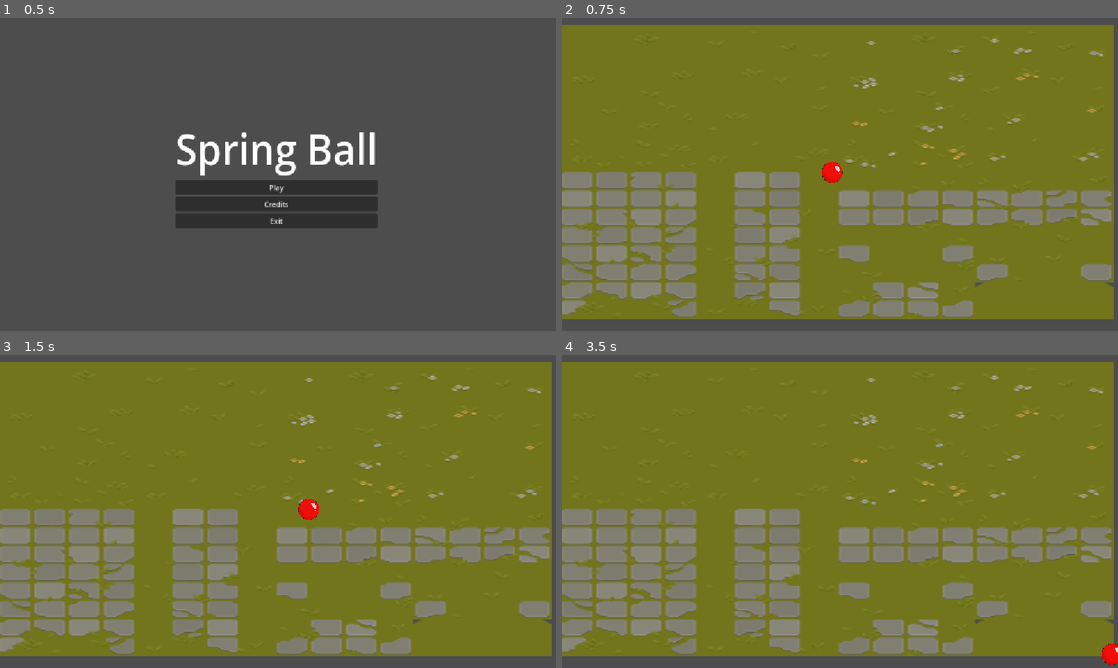
Above: before the commit, frames 1-4 (two rows, left to right).
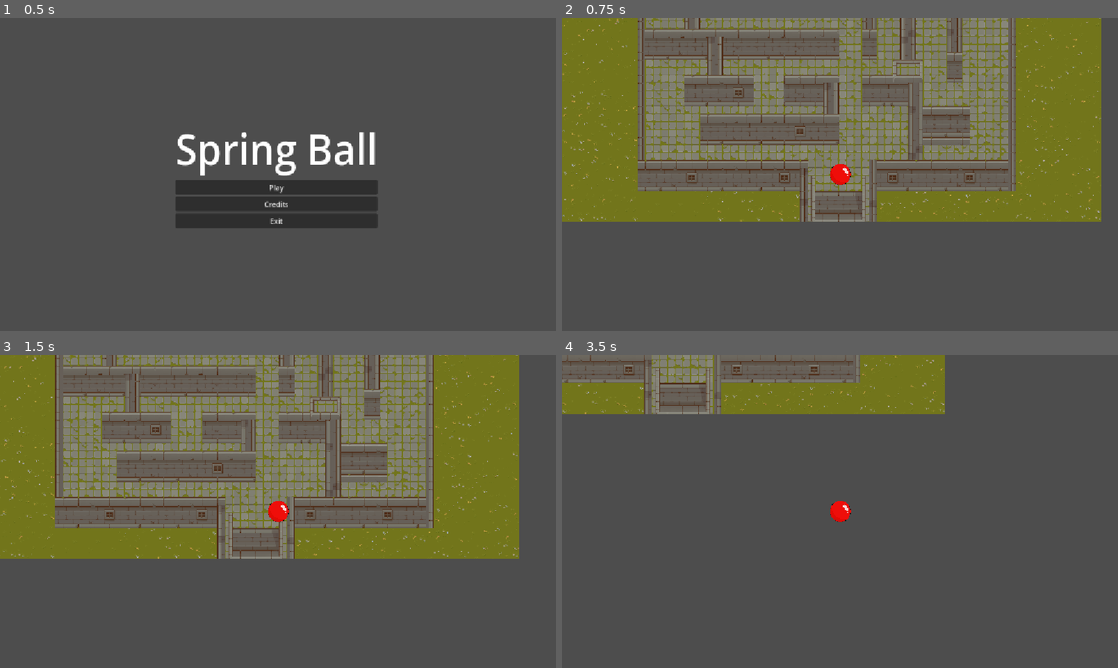
Above: after the commit, the same moments.

Repository: Cesar6112/SpringBall
Game: Godot game, scene res://menu.tscn
The game is run twice, just before and just after one commit, with the same random seed, the same clock (stepped at 60 frames per second) and the same inputs.
Inputs:
- Up to frame 1 (0.5 s): no input
- Up to frame 2 (0.75 s): click "Play" at 0.5 s
- Up to frame 3 (1.5 s): tap Enter at 1.25 s; hold D (right) from 1.28 s (still down)
- Up to frame 4 (3.5 s): release D (right) at 2.03 s; hold S (down) 2.03-2.78 s; hold D (right) from 2.78 s (still down)

Frame 1 is identical in both runs. In frame 2, 75% of the frame differs, in the area x 0-100%, y 0-97%; in frame 3, 77%; in frame 4, 88%, in the area x 0-100%, y 0-100%.

Commit message:
subo mapa con colision

Diff:
--- /dev/null
+++ b/area_2d.gd
@@ -0,0 +1 @@
+extends Area2D
--- /dev/null
+++ b/collision_shape_2d_25.gd
@@ -0,0 +1 @@
+extends CollisionShape2D
--- a/map.tscn
+++ b/map.tscn
@@ -2,6 +2,9 @@
 
 [ext_resource type="Texture2D" uid="uid://yt7o4xh7tuaq" path="res://TX Tileset Grass.png" id="1_wijl4"]
 [ext_resource type="PackedScene" uid="uid://cmwdw8kgbef6b" path="res://node_2d.tscn" id="2_wijl4"]
+
+[sub_resource type="RectangleShape2D" id="RectangleShape2D_25806"]
+size = Vector2(1140.1249, 617.5)
 
 [node name="Node2D" type="Node2D" unique_id=1775908148]
 
@@ -12,3 +15,25 @@
 
 [node name="Node2D" parent="." unique_id=332292609 instance=ExtResource("2_wijl4")]
 position = Vector2(-17, -4)
+
+[node name="CharacterBody2D" type="CharacterBody2D" parent="." unique_id=1875004125]
+
+[node name="CollisionShape2D" type="CollisionShape2D" parent="CharacterBody2D" unique_id=275901505]
+position = Vector2(1716, 320)
+scale = Vector2(1.0000001, 1.0000001)
+shape = SubResource("RectangleShape2D_25806")
+
+[node name="CollisionShape2D2" type="CollisionShape2D" parent="CharacterBody2D" unique_id=1563554971]
+position = Vector2(568, 939)
+scale = Vector2(1.0000001, 1.0000001)
+shape = SubResource("RectangleShape2D_25806")
+
+[node name="CollisionShape2D3" type="CollisionShape2D" parent="CharacterBody2D" unique_id=636220680]
+position = Vector2(569, -293)
+scale = Vector2(1.0000001, 1.0000001)
+shape = SubResource("RectangleShape2D_25806")
+
+[node name="CollisionShape2D4" type="CollisionShape2D" parent="CharacterBody2D" unique_id=447174034]
+position = Vector2(-572, 315)
+scale = Vector2(1.0000001, 1.0000001)
+shape = SubResource("RectangleShape2D_25806")
--- a/menu.gd
+++ b/menu.gd
@@ -1,4 +1,4 @@
 extends Control
 
 func _on_play_pressed() -> void:
-	get_tree().change_scene_to_file("res://map.tscn")
+	get_tree().change_scene_to_file("res://nivel.tscn")
--- a/nivel.tscn
+++ b/nivel.tscn
@@ -2,6 +2,8 @@
 
 [ext_resource type="Texture2D" uid="uid://yt7o4xh7tuaq" path="res://TX Tileset Grass.png" id="1_wrbek"]
 [ext_resource type="Texture2D" uid="uid://fu42tfrw0uny" path="res://TX Tileset Wall.png" id="2_h06de"]
+[ext_resource type="PackedScene" uid="uid://cmwdw8kgbef6b" path="res://node_2d.tscn" id="3_7gdj4"]
+[ext_resource type="Script" uid="uid://dh55p0vhfqch3" path="res://area_2d.gd" id="4_j87l1"]
 
 [sub_resource type="TileSetAtlasSource" id="TileSetAtlasSource_44cfe"]
 texture = ExtResource("1_wrbek")
@@ -464,6 +466,70 @@
 physics_layer_0/collision_layer = 1
 sources/1 = SubResource("TileSetAtlasSource_7gdj4")
 
+[sub_resource type="RectangleShape2D" id="RectangleShape2D_25806"]
+size = Vector2(373.625, 99.375)
+
+[sub_resource type="SegmentShape2D" id="SegmentShape2D_25806"]
+a = Vector2(1, -25)
+b = Vector2(2, 462)
+
+[sub_resource type="SegmentShape2D" id="SegmentShape2D_bwlx4"]
+a = Vector2(8, 356)
+b = Vector2(9, -5)
+
+[sub_resource type="SegmentShape2D" id="SegmentShape2D_rg2y3"]
+a = Vector2(0, -6)
+b = Vector2(4, 555)
+
+[sub_resource type="SegmentShape2D" id="SegmentShape2D_8efhv"]
+a = Vector2(627, 9)
+
+[sub_resource type="SegmentShape2D" id="SegmentShape2D_oq257"]
+a = Vector2(232, 7)
+
+[sub_resource type="SegmentShape2D" id="SegmentShape2D_p5lyh"]
+a = Vector2(55, -46)
+b = Vector2(54, 51)
+
+[sub_resource type="RectangleShape2D" id="RectangleShape2D_bwlx4"]
+size = Vector2(379, 47)
+
+[sub_resource type="RectangleShape2D" id="RectangleShape2D_6dbpx"]
+size = Vector2(27, 39)
+
+[sub_resource type="RectangleShape2D" id="RectangleShape2D_yk1x8"]
+size = Vector2(47, 27)
+
+[sub_resource type="RectangleShape2D" id="RectangleShape2D_rg2y3"]
+size = Vector2(285.5, 38)
+
+[sub_resource type="RectangleShape2D" id="RectangleShape2D_8efhv"]
+size = Vector2(141, 45.5)
+
+[sub_resource type="RectangleShape2D" id="RectangleShape2D_oq257"]
+size = Vector2(19, 304)
+
+[sub_resource type="RectangleShape2D" id="RectangleShape2D_p5lyh"]
+size = Vector2(213, 55.5)
+
+[sub_resource type="RectangleShape2D" id="RectangleShape2D_usivd"]
+size = Vector2(106.875, 56.875)
+
+[sub_resource type="RectangleShape2D" id="RectangleShape2D_1qeqh"]
+size = Vector2(91, 37)
+
+[sub_resource type="RectangleShape2D" id="RectangleShape2D_l2vgk"]
+size = Vector2(111.5, 59)
+
+[sub_resource type="RectangleShape2D" id="RectangleShape2D_od4wk"]
+size = Vector2(25, 166)
+
+[sub_resource type="RectangleShape2D" id="RectangleShape2D_knklv"]
+size = Vector2(92, 68)
+
+[sub_resource type="RectangleShape2D" id="RectangleShape2D_vvnd5"]
+size = Vector2(28, 83)
+
 [node name="Level" type="Node2D" unique_id=1176346366]
 
 [node name="Tilemaplayers" type="Node2D" parent="." unique_id=1742545892]
@@ -475,3 +541,113 @@
 [node name="Fourground" type="TileMapLayer" parent="Tilemaplayers" unique_id=289881603]
 tile_map_data = PackedByteArray("AAAMAAYAAQAPAAUAAFANAAYAAQAIAA8AAAAOAAYAAQAIAA8AAAAPAAYAAQAGAA8AAAAQAAYAAQAJAA8AAAARAA …(14576 unchanged characters)…
 tile_set = SubResource("TileSet_h4t55")
+
+[node name="Node2D" parent="Tilemaplayers" unique_id=332292609 instance=ExtResource("3_7gdj4")]
+position = Vector2(35, 233)
+
+[node name="CharacterBody2D2" type="CharacterBody2D" parent="Tilemaplayers/Node2D" unique_id=429882765]
+
+[node name="CollisionShape2D" type="CollisionShape2D" parent="Tilemaplayers/Node2D/CharacterBody2D2" unique_id=455564316]
+position = Vector2(342, 363.375)
+shape = SubResource("RectangleShape2D_25806")
+
+[node name="CollisionShape2D2" type="CollisionShape2D" parent="Tilemaplayers/Node2D/CharacterBody2D2" unique_id=1180912748]
+position = Vector2(827.1875, 360.6875)
+shape = SubResource("RectangleShape2D_25806")
+
+[node name="CollisionShape2D3" type="CollisionShape2D" parent="Tilemaplayers/Node2D/CharacterBody2D2" unique_id=1827897406]
+position = Vector2(167, -157)
+shape = SubResource("SegmentShape2D_25806")
+
+[node name="CollisionShape2D5" type="CollisionShape2D" parent="Tilemaplayers/Node2D/CharacterBody2D2" unique_id=616606400]
+position = Vector2(815, -227)
+shape = SubResource("SegmentShape2D_bwlx4")
+
+[node name="CollisionShape2D6" type="CollisionShape2D" parent="Tilemaplayers/Node2D/CharacterBody2D2" unique_id=1587225520]
+position = Vector2(937, -230)
+shape = SubResource("SegmentShape2D_rg2y3")
+
+[node name="CollisionShape2D4" type="CollisionShape2D" parent="Tilemaplayers/Node2D/CharacterBody2D2" unique_id=9476143]
+position = Vector2(171, -132)
+shape = SubResource("SegmentShape2D_8efhv")
+
+[node name="CollisionShape2D7" type="CollisionShape2D" parent="Tilemaplayers/Node2D/CharacterBody2D2" unique_id=1534155891]
+position = Vector2(244, -81)
+shape = SubResource("SegmentShape2D_oq257")
+
+[node name="CollisionShape2D8" type="CollisionShape2D" parent="Tilemaplayers/Node2D/CharacterBody2D2" unique_id=1144929651]
+position = Vector2(196, -24)
+shape = SubResource("SegmentShape2D_p5lyh")
+
+[node name="CollisionShape2D9" type="CollisionShape2D" parent="Tilemaplayers/Node2D/CharacterBody2D2" unique_id=2032342638]
+position = Vector2(371.5, 54.5)
+shape = SubResource("RectangleShape2D_bwlx4")
+
+[node name="CollisionShape2D21" type="CollisionShape2D" parent="Tilemaplayers/Node2D/CharacterBody2D2" unique_id=84960131]
+position = Vector2(269, 12)
+shape = SubResource("RectangleShape2D_6dbpx")
+
+[node name="CollisionShape2D22" type="CollisionShape2D" parent="Tilemaplayers/Node2D/CharacterBody2D2" unique_id=1684973683]
+position = Vector2(317, 99)
+shape = SubResource("RectangleShape2D_6dbpx")
+
+[node name="CollisionShape2D23" type="CollisionShape2D" parent="Tilemaplayers/Node2D/CharacterBody2D2" unique_id=455502736]
+position = Vector2(556, 176)
+shape = SubResource("RectangleShape2D_6dbpx")
+
+[node name="CollisionShape2D24" type="CollisionShape2D" parent="Tilemaplayers/Node2D/CharacterBody2D2" unique_id=2007632738]
+position = Vector2(718, 104)
+shape = SubResource("RectangleShape2D_yk1x8")
+
+[node name="CollisionShape2D10" type="CollisionShape2D" parent="Tilemaplayers/Node2D/CharacterBody2D2" unique_id=1352954645]
+position = Vector2(428.25, 228)
+shape = SubResource("RectangleShape2D_rg2y3")
+
+[node name="CollisionShape2D11" type="CollisionShape2D" parent="Tilemaplayers/Node2D/CharacterBody2D2" unique_id=1582097637]
+position = Vector2(322, 142.25)
+shape = SubResource("RectangleShape2D_8efhv")
+
+[node name="CollisionShape2D12" type="CollisionShape2D" parent="Tilemaplayers/Node2D/CharacterBody2D2" unique_id=447507579]
+position = Vector2(812.5, -28)
+shape = SubResource("RectangleShape2D_oq257")
+
+[node name="CollisionShape2D13" type="CollisionShape2D" parent="Tilemaplayers/Node2D/CharacterBody2D2" unique_id=985418]
+position = Vector2(364, -38)
+shape = SubResource("RectangleShape2D_p5lyh")
+
+[node name="CollisionShape2D14" type="CollisionShape2D" parent="Tilemaplayers/Node2D/CharacterBody2D2" unique_id=404216002]
+position = Vector2(597, -41)
+shape = SubResource("RectangleShape2D_usivd")
+
+[node name="CollisionShape2D15" type="CollisionShape2D" parent="Tilemaplayers/Node2D/CharacterBody2D2" unique_id=546487179]
+position = Vector2(517.5, 148.5)
+shape = SubResource("RectangleShape2D_1qeqh")
+
+[node name="CollisionShape2D16" type="CollisionShape2D" parent="Tilemaplayers/Node2D/CharacterBody2D2" unique_id=1257749407]
+position = Vector2(682.25, 150)
+shape = SubResource("RectangleShape2D_l2vgk")
+
+[node name="CollisionShape2D17" type="CollisionShape2D" parent="Tilemaplayers/Node2D/CharacterBody2D2" unique_id=985223578]
+position = Vector2(733.5, 207)
+shape = SubResource("RectangleShape2D_od4wk")
+
+[node name="CollisionShape2D18" type="CollisionShape2D" parent="Tilemaplayers/Node2D/CharacterBody2D2" unique_id=1719825895]
+position = Vector2(717, 18)
+shape = SubResource("RectangleShape2D_od4wk")
+
+[node name="CollisionShape2D20" type="CollisionShape2D" parent="Tilemaplayers/Node2D/CharacterBody2D2" unique_id=1240649847]
+position = Vector2(796, 223)
+shape = SubResource("RectangleShape2D_knklv")
+
+[node name="CollisionShape2D19" type="CollisionShape2D" parent="Tilemaplayers/Node2D/CharacterBody2D2" unique_id=2066133915]
+position = Vector2(637, 34)
+shape = SubResource("RectangleShape2D_vvnd5")
+
+[node name="Area2D" type="Area2D" parent="Tilemaplayers/Node2D/CharacterBody2D2" unique_id=1958105306]
+script = ExtResource("4_j87l1")
+
+[node name="CollisionShape2D25" type="CollisionShape2D" parent="Tilemaplayers/Node2D/CharacterBody2D2/Area2D" unique_id=992130248]
+position = Vector2(878, -263)
+shape = SubResource("RectangleShape2D_usivd")
+
+[connection signal="body_entered" from="Tilemaplayers/Node2D/CharacterBody2D2/Area2D" to="Tilemaplayers/Node2D/CharacterBody2D2/Area2D" method="_on_body_entered"]
--- a/node_2d.tscn
+++ b/node_2d.tscn
@@ -21,3 +21,6 @@
 [node name="CollisionShape2D" type="CollisionShape2D" parent="CharacterBody2D" unique_id=93910997]
 position = Vector2(579, 326)
 shape = SubResource("CircleShape2D_25806")
+
+[node name="Camera2D" type="Camera2D" parent="CharacterBody2D" unique_id=172865493]
+position = Vector2(578.3129, 326.20804)
Not shown, added: area_2d.gd.uid
Not shown, added: collision_shape_2d_25.gd.uid
